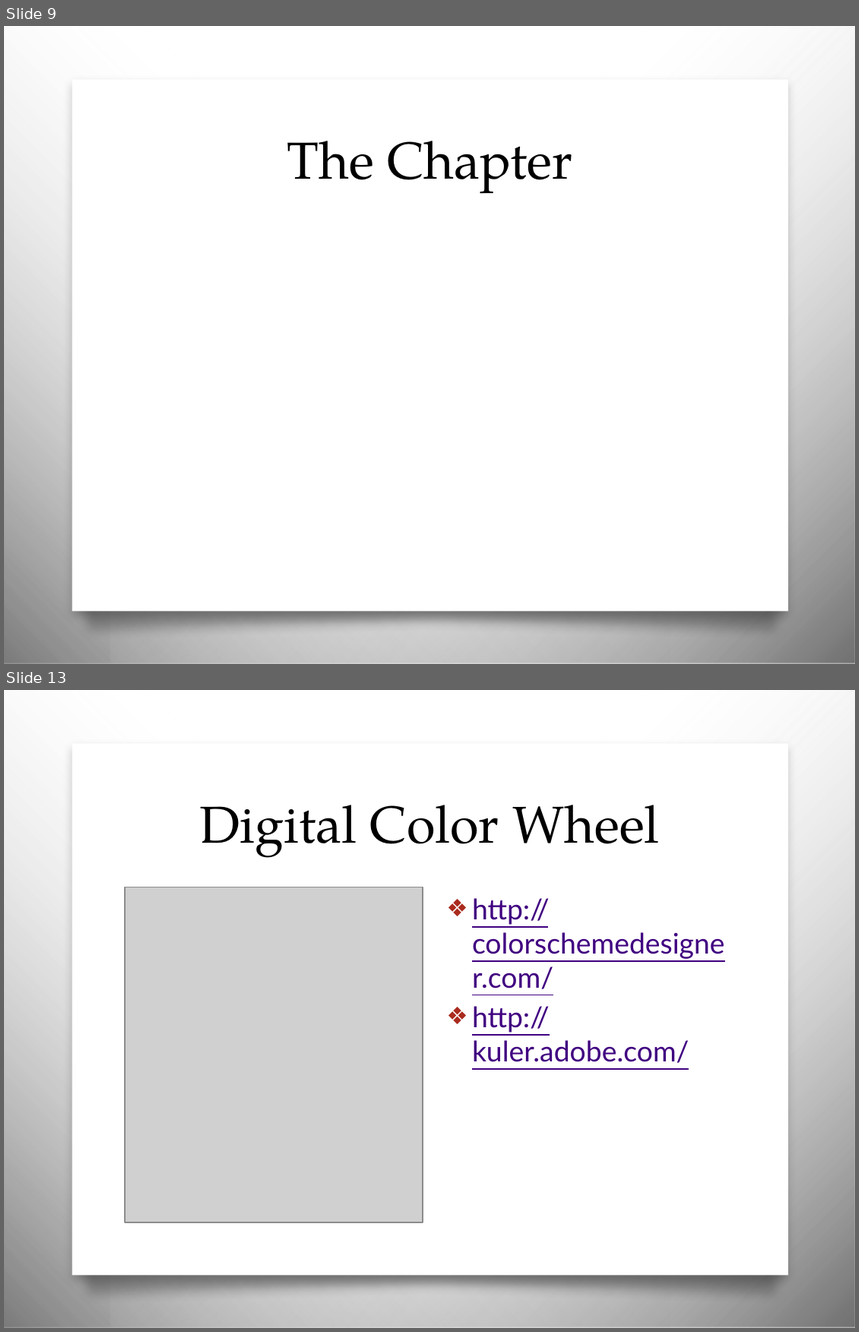
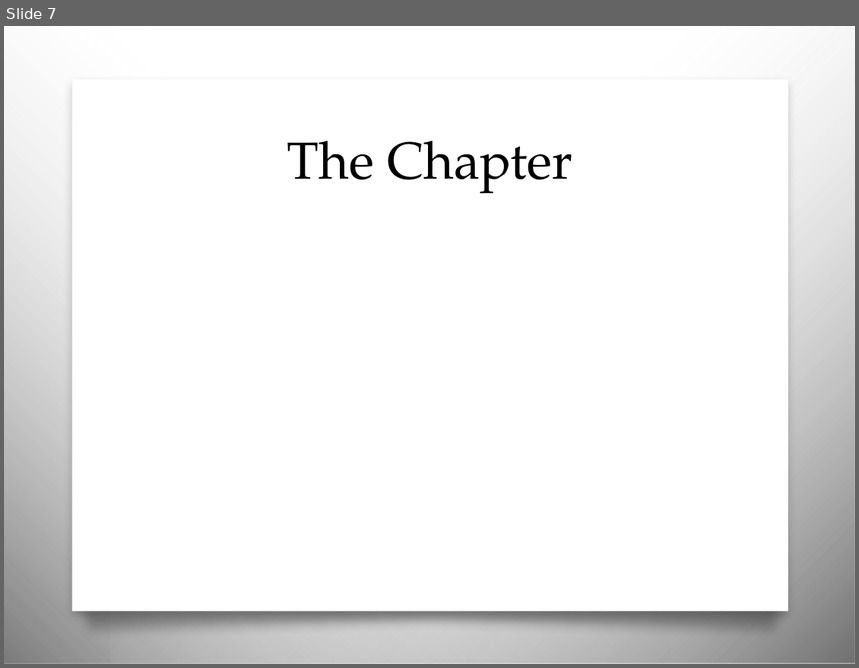
Before and after one commit to awayken/USF-ART329, a slide deck: slides/classnine/slides.pptx. Shown one above the other, each under a label of ours: slides 9 and 13 before the commit, slide 7 after it; the slides between them are not shown. The pictures are 859x1332 and 859x668 pixels, drawn with LibreOffice and Linux fonts; fonts in the diff are those of the drawing; grey boxes stand for pictures; background and template pictures are left out. Boxes give left, top, right and bottom in pixels: in the first picture for what was removed or moved away, otherwise in the second. Text is boxed around its words. In the diff, an @@ line names an element or a change of style, - is before the commit and + after.

```diff
--- a/slides/classnine/slides.pptx
+++ b/slides/classnine/slides.pptx
@@ slide 13 removed at bbox=[4, 690, 855, 1328], background picture (left out); not listed: 4 template elements that a slide beside it also shows @@
@@ title removed at bbox=[200, 805, 660, 858] @@
-Digital Color Wheel
@@ picture removed at bbox=[125, 888, 423, 1223] @@
@@ text removed at bbox=[472, 898, 690, 1063] @@
-❖ http://colorschemedesigner.com/
-❖ http://kuler.adobe.com/
@@ what was slide 9 is now slide 7 @@
```
Also in this commit, not shown: 3 slides changed, 1 slide added, 10 other slides removed.
